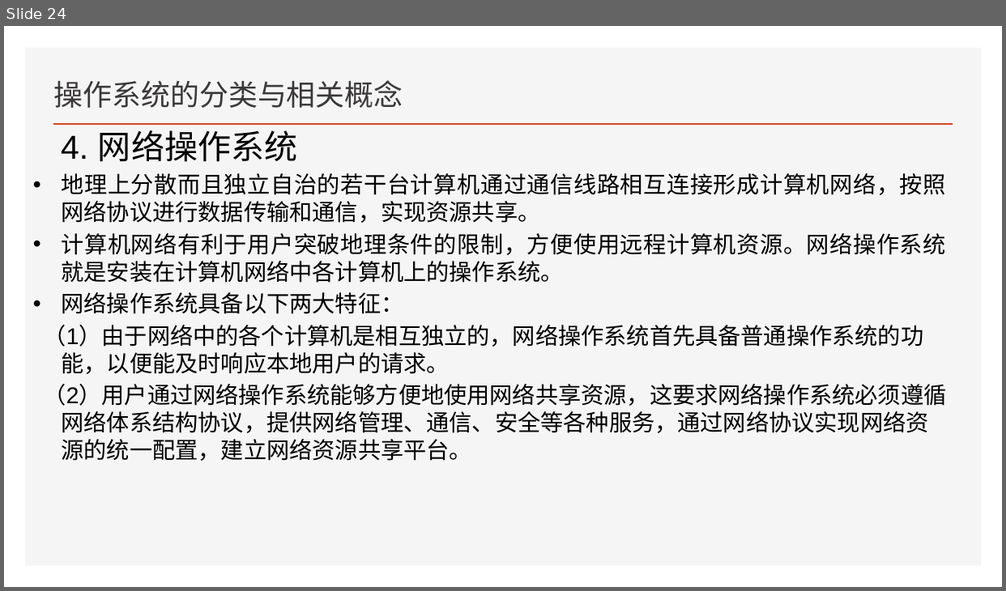
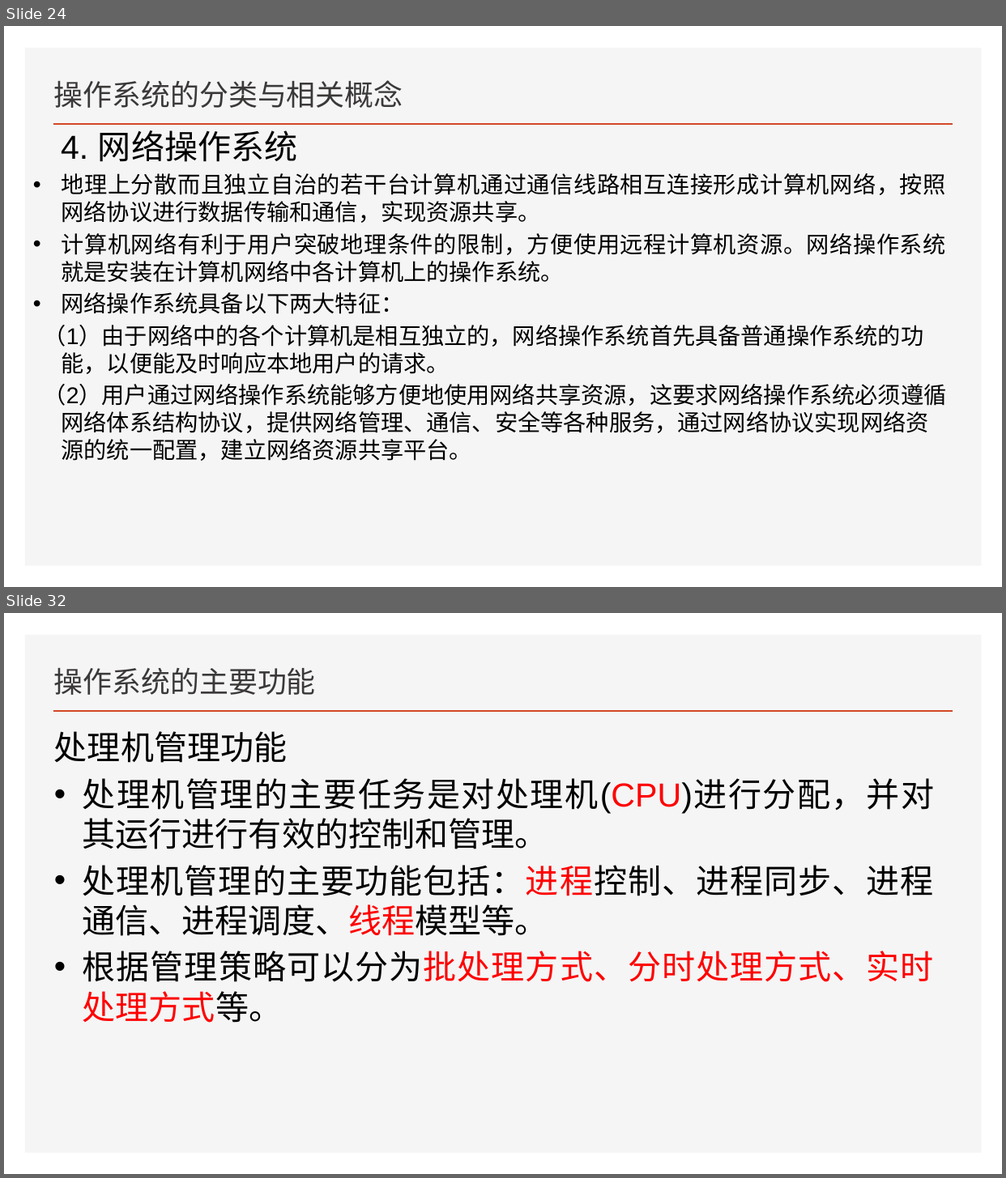
Before and after one commit to FourierAI/Operating-system, a slide deck: 导论/操作系统.pptx. Shown one above the other, each under a label of ours: slide 24 before the commit, slides 24 and 32 after it; the slides between them are not shown. The pictures are 1006x591 and 1006x1178 pixels, drawn with LibreOffice and Linux fonts; fonts in the diff are those of the drawing. Boxes give left, top, right and bottom in pixels: in the first picture for what was removed or moved away, otherwise in the second. Text is boxed around its words. In the diff, an @@ line names an element or a change of style, - is before the commit and + after.

```diff
--- a/导论/操作系统.pptx
+++ b/导论/操作系统.pptx
@@ slide 32 added at (4,613,1002,1174), background #FFFFFF; not listed: 2 template elements that a slide beside it also shows @@
@@ title added at (54,668,316,695), 28 pt, text #3B3838 @@
+操作系统的主要功能
@@ text added at (54,731,935,1023), 32 pt, text #000000 @@
+处理机管理功能
+• 处理机管理的主要任务是对处理机(CPU)进行分配，并对其运行进行有效的控制和管理。
+• 处理机管理的主要功能包括：进程控制、进程同步、进程通信、进程调度、线程模型等。
+• 根据管理策略可以分为批处理方式、分时处理方式、实时处理方式等。
```
Also in this commit, not shown: 2 slides changed, 18 other slides added.
